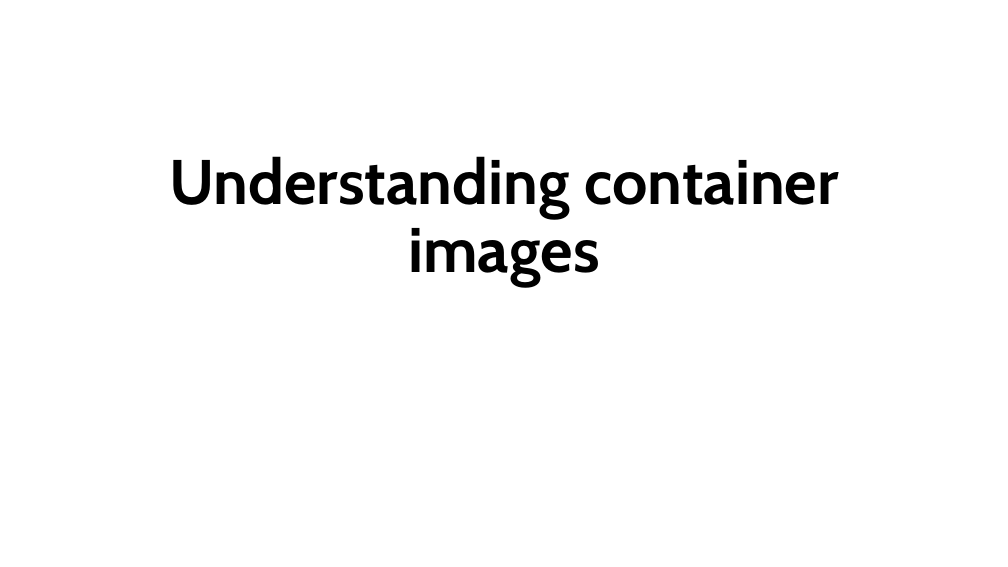
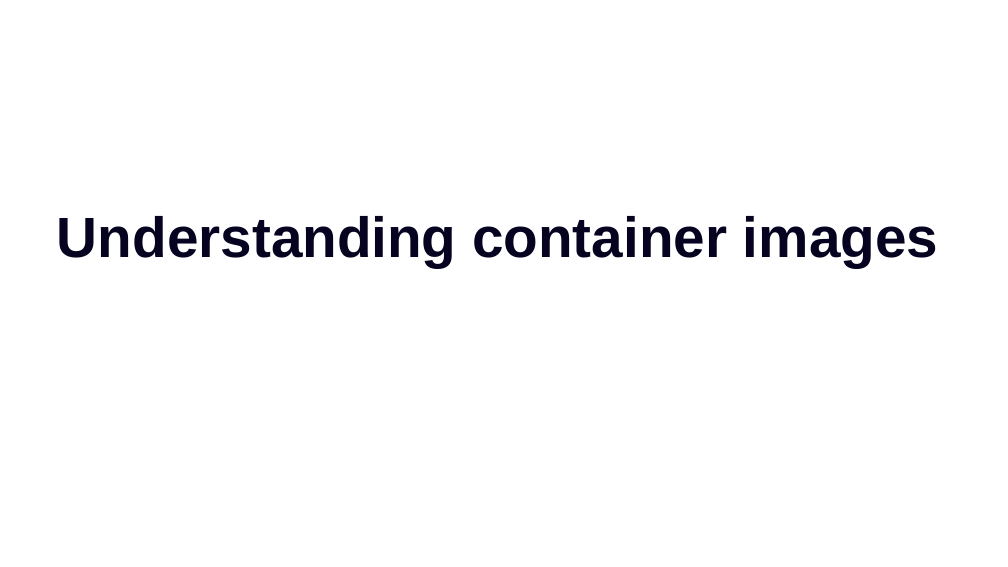
Before and after one commit to bharatnanda/from-fat-to-fearless-distroless-way, a slide deck: slide 3 of From Fat to Fearless.pptx. Drawn at 1008x567 pixels with LibreOffice and Linux fonts; fonts in the diff are those of the drawing. Boxes give left, top, right and bottom in pixels: in the first picture for what was removed or moved away, otherwise in the second. Text is boxed around its words. In the diff, an @@ line names an element or a change of style, - is before the commit and + after.

```diff
--- a/From Fat to Fearless.pptx
+++ b/From Fat to Fearless.pptx
@@ title "Understanding container images": place and size @@
-title "Understanding container images" at [169,156,839,287]
+title "Understanding container images" at [57,216,938,267]
@@ title "Understanding container images" at [57,216,938,267]: size 60 to 54 pt, font Cabin to Arial, text colour #000000 to #060320; alignment centre to left; line spacing 0.9 to 1; vertical alignment bottom to top @@
```
Also in this commit, not shown: 16 other slides changed, 3 slides added, 4 slides removed.
